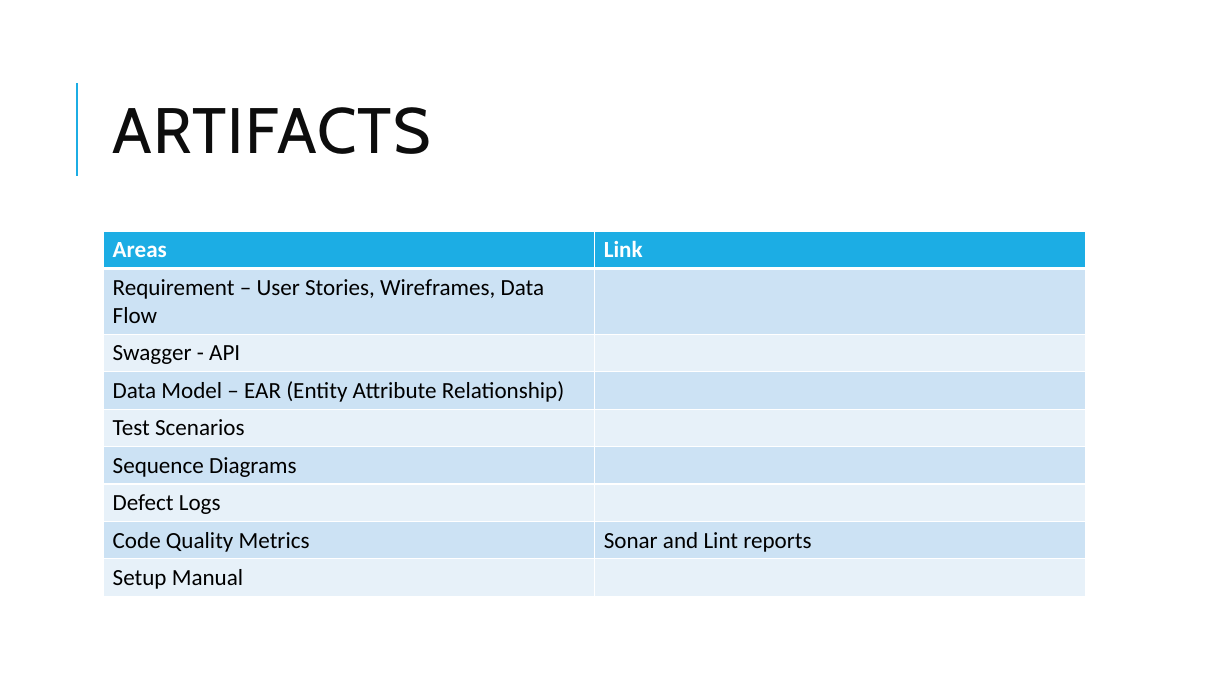
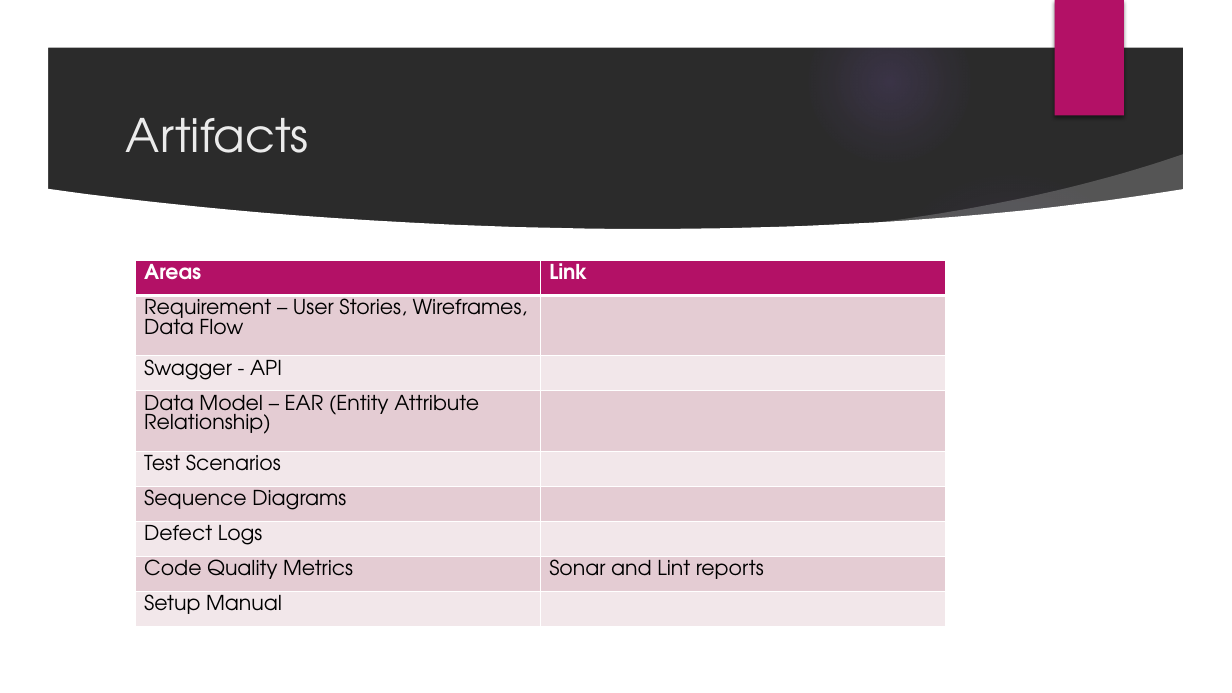
Before and after one commit to TeamAlpha01/Project, a slide deck: slide 8 of Demo PPT/Demo Template.pptx. Drawn at 1232x693 pixels with LibreOffice and Linux fonts; fonts in the diff are those of the drawing; background and template pictures are left out; a plain dark background stands for a picture behind light text. Boxes give left, top, right and bottom in pixels: in the first picture for what was removed or moved away, otherwise in the second. Text is boxed around its words. In the diff, an @@ line names an element or a change of style, - is before the commit and + after.

```diff
--- a/Demo PPT/Demo Template.pptx
+++ b/Demo PPT/Demo Template.pptx
@@ background #FFFFFF to picture (left out) @@
@@ group added at [0,0,1232,693]: 5 ellipses, 3 freeform shapes @@
@@ rectangle added at [1055,0,1124,116], fill #B31166 @@
@@ line removed from (77, 176) to (77, 83) @@
@@ title at [126,118,309,153]: text changed; size 50 to 36 pt; font Cabin to TeX Gyre Adventor; text colour #0D0D0D to #EBEBEB @@
-ARTIFACTS
+Artifacts
@@ table at [135,261,945,627] @@
@@ fill #1CADE4 to #B31166 in row 1 @@
@@ fill #CDE3F5 to #E5CCD3 in 8 cells @@
@@ fill #E8F1FA to #F2E7EA in 8 cells @@
@@ size 18 to 16 pt, font Calibri to TeX Gyre Adventor @@
@@ table: place and size @@
-table at [104,231,1087,593]
+table at [135,261,945,627]
```
Also in this commit, not shown: 10 other slides changed, 1 slide added, 1 slide removed.
